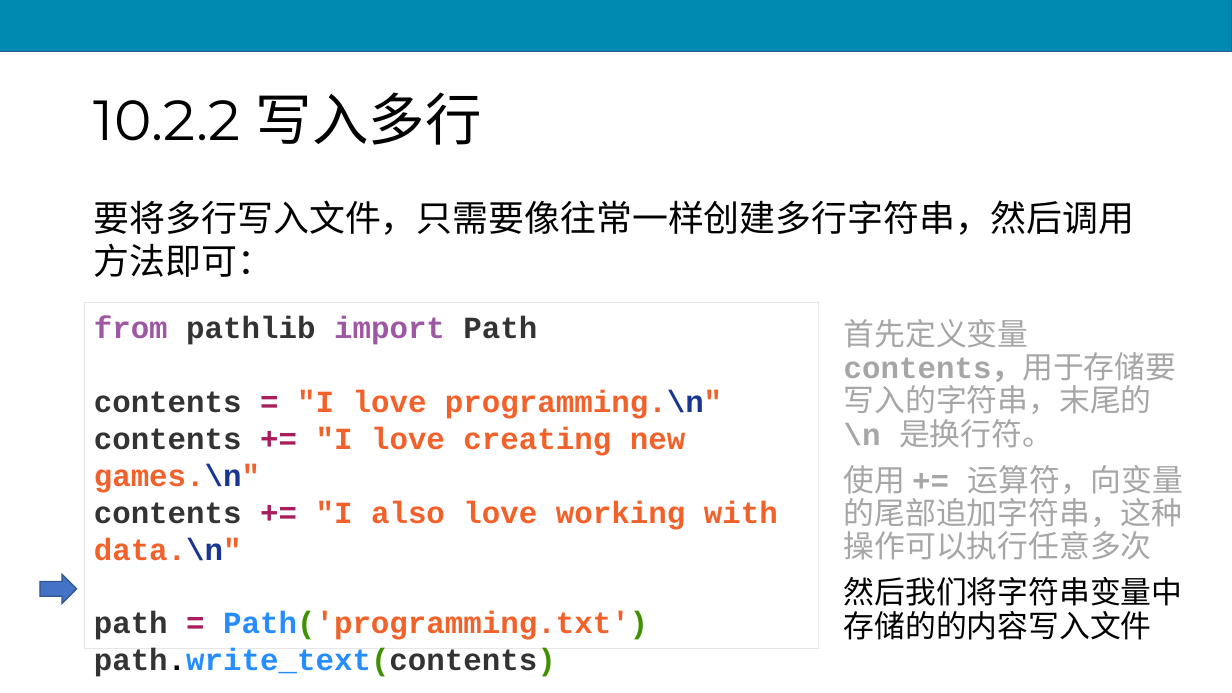
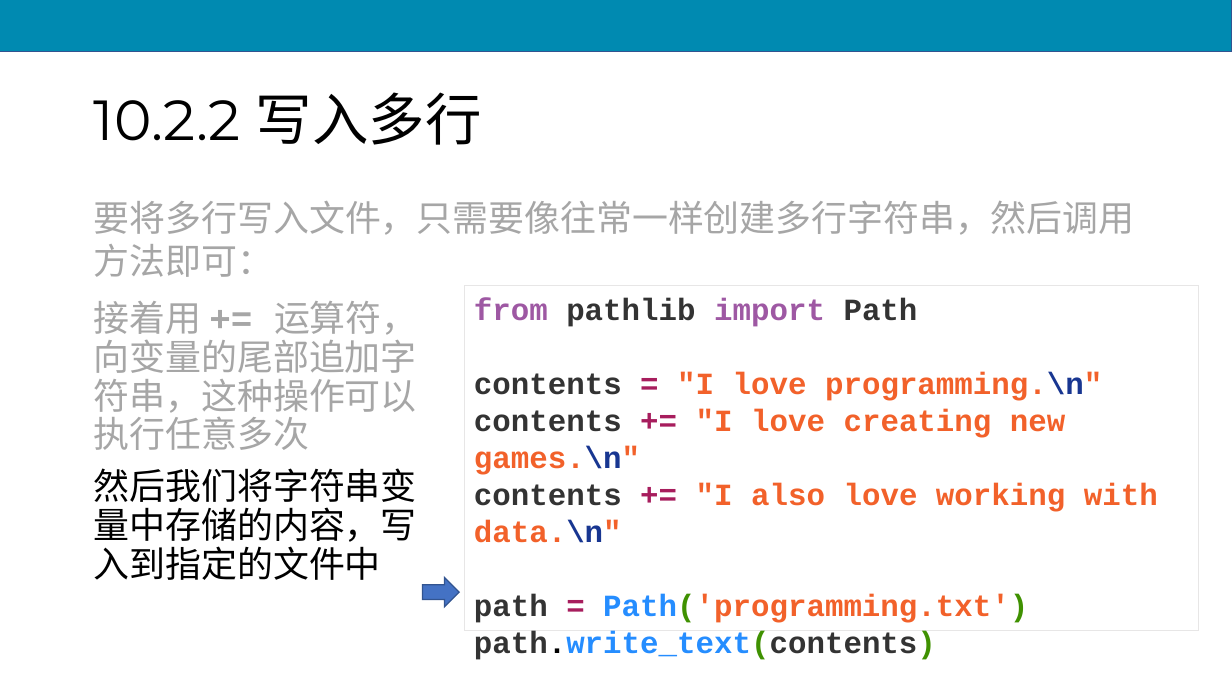
Before and after one commit to scruel/pcc_3e_slides, a slide deck: slide 47 of PPT/python10.pptx (slide 43 before the commit). Drawn at 1232x693 pixels with LibreOffice and Linux fonts; fonts in the diff are those of the drawing. Boxes give left, top, right and bottom in pixels: in the first picture for what was removed or moved away, otherwise in the second. Text is boxed around its words. In the diff, an @@ line names an element or a change of style, - is before the commit and + after.

```diff
--- a/PPT/python10.pptx
+++ b/PPT/python10.pptx
@@ text "要将多行写入文件，只需要像往常一样创建多行字符串，然后调用方法即可：" at [94, 201, 1135, 277]: text colour #000000 to #A6A6A6 @@
@@ rectangle "from pathlib import Path contents ...": place and size @@
-rectangle "from pathlib import Path contents ..." at [85, 303, 819, 649]
+rectangle "from pathlib import Path contents ..." at [465, 286, 1199, 631]
@@ text at [94, 301, 418, 580]: text changed; size 24 to 28 pt @@
-首先定义变量 contents，用于存储要写入的字符串，末尾的 \n 是换行符。
-使用 += 运算符，向变量的尾部追加字符串，这种操作可以执行任意多次
-然后我们将字符串变量中存储的的内容写入文件
+接着用 += 运算符，向变量的尾部追加字符串，这种操作可以执行任意多次
+然后我们将字符串变量中存储的内容，写入到指定的文件中
@@ right arrow: place and size @@
-right arrow at [40, 574, 77, 604]
+right arrow at [422, 578, 459, 607]
```
Also in this commit, not shown: 22 other slides changed, 10 slides added, 11 other files.
